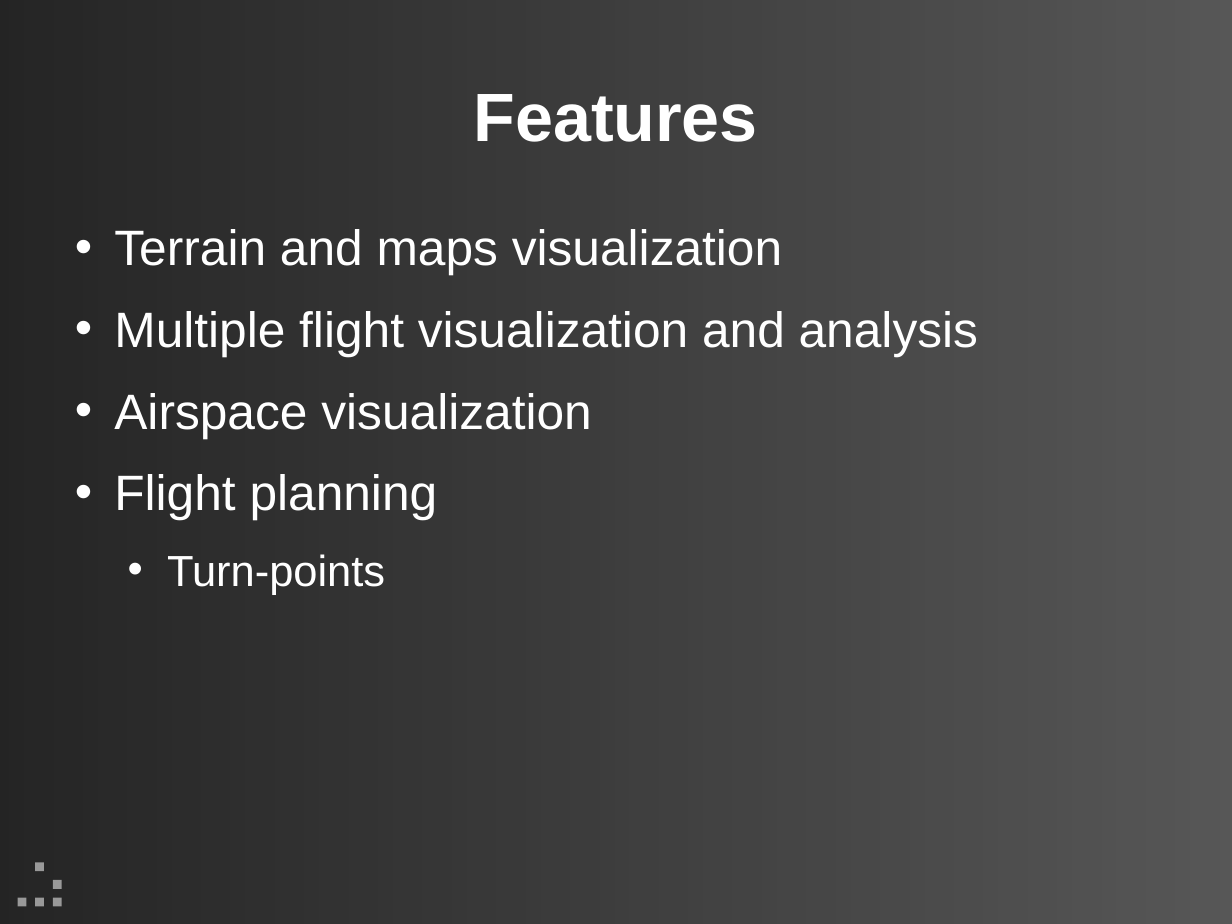
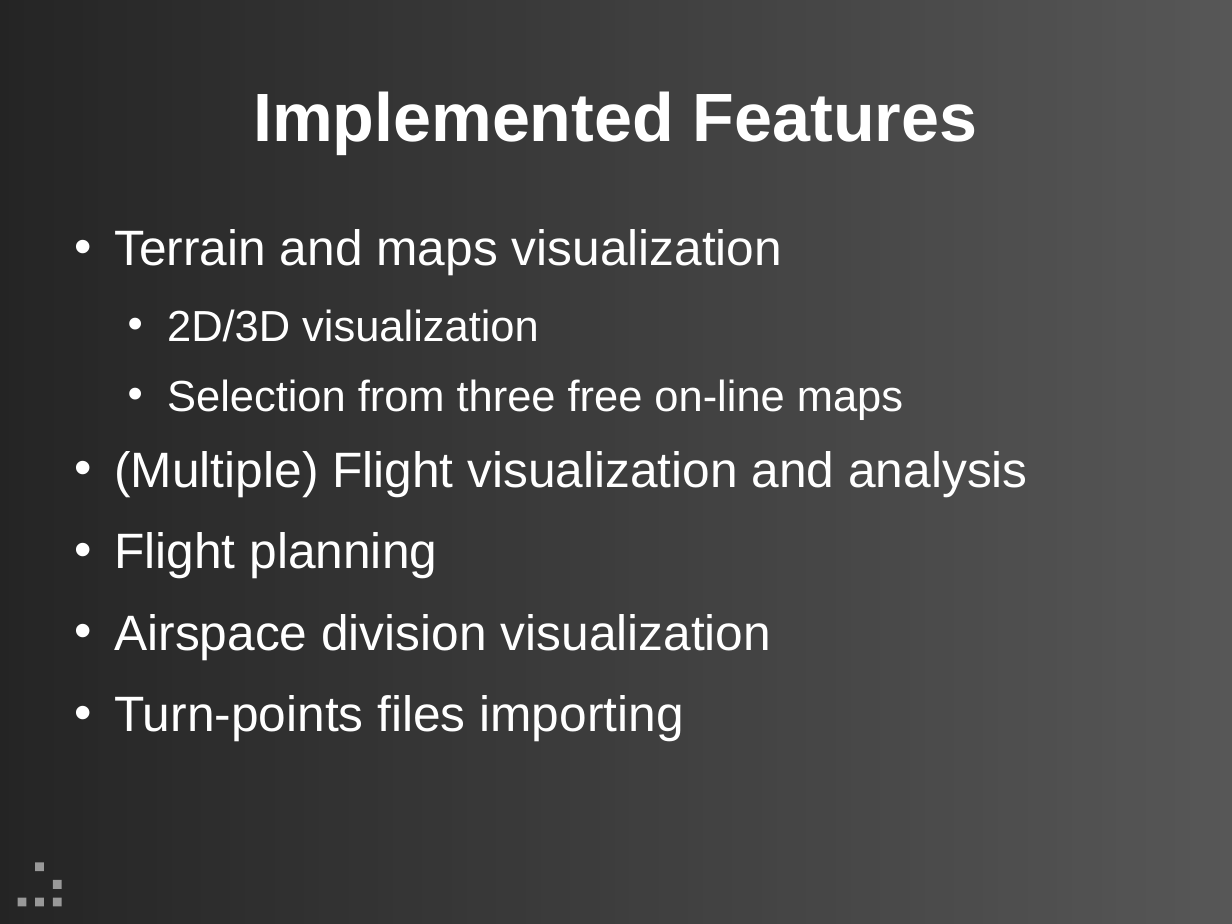
Before and after one commit to updraft/updraft, a slide deck: slide 4 of Docs/presentation.odp. Drawn at 1232x924 pixels with LibreOffice and Linux fonts; fonts in the diff are those of the drawing; background and template pictures are left out. Boxes give left, top, right and bottom in pixels: in the first picture for what was removed or moved away, otherwise in the second. Text is boxed around its words. In the diff, an @@ line names an element or a change of style, - is before the commit and + after.

Commit message:
Edit presentation

```diff
--- a/Docs/presentation.odp
+++ b/Docs/presentation.odp
@@ title at [253, 91, 977, 153]: text changed @@
-Features
+Implemented Features
@@ text at [114, 309, 1027, 496]: text changed; size 32 to 28 pt @@
-• Multiple flight visualization and analysis
-• Airspace visualization
+  • 2D/3D visualization
+  • Selection from three free on-line maps
+• (Multiple) Flight visualization and analysis
@@ text at [114, 614, 771, 741]: text changed; size 28 to 32 pt @@
-  • Turn-points
+• Airspace division visualization
+• Turn-points files importing
```
Also in this commit, not shown: 10 other slides changed, 6 slides added, 2 slides removed.
